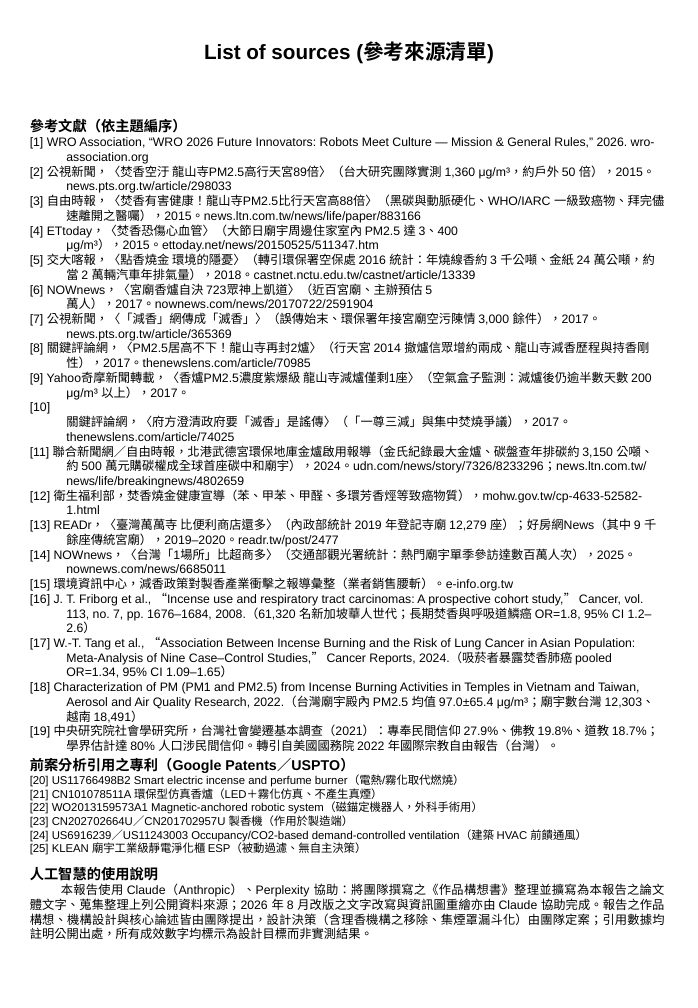
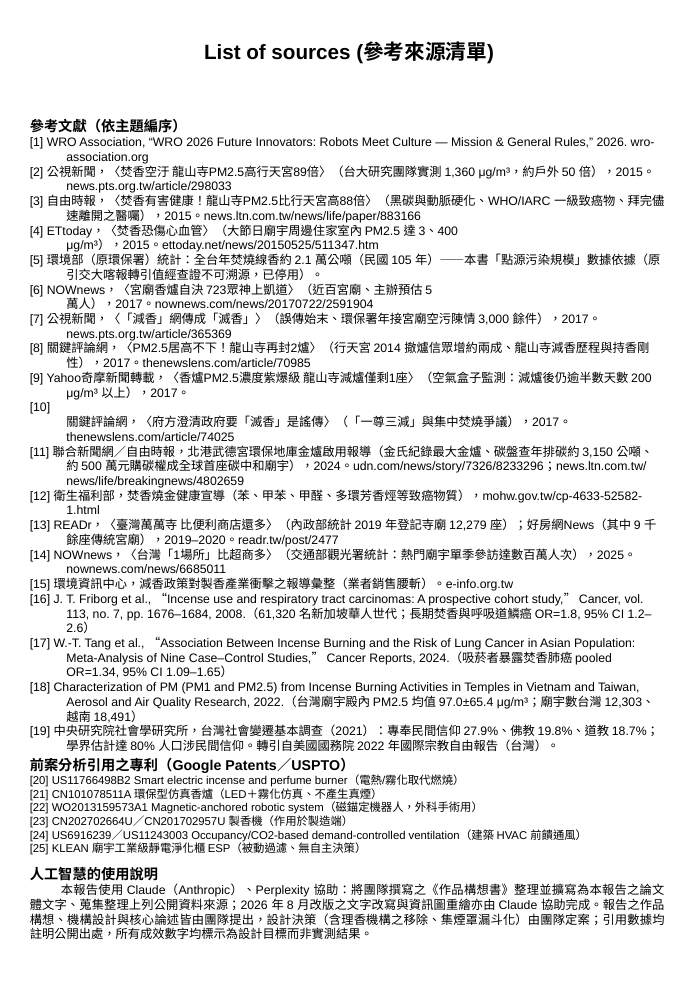
Before and after one commit to feihong9487/WRO2026, a slide deck: slide 25 of 簡報/未來新創家＿高中職組_v2.pptx. Drawn at 698x1008 pixels with LibreOffice and Linux fonts; fonts in the diff are those of the drawing. Boxes give left, top, right and bottom in pixels: in the first picture for what was removed or moved away, otherwise in the second. Text is boxed around its words. In the diff, an @@ line names an element or a change of style, - is before the commit and + after.

```diff
--- a/簡報/未來新創家＿高中職組_v2.pptx
+++ b/簡報/未來新創家＿高中職組_v2.pptx
@@ text at <box>30,251,660,280</box>: text changed @@
-[5] 交大喀報，〈點香燒金 環境的隱憂〉（轉引環保署空保處 2016 統計：年燒線香約 3 千公噸、金紙 24 萬公噸，約當 2 萬輛汽車年排氣量），2018。castnet.nctu.edu.tw/castnet/article/13339
+[5] 環境部（原環保署）統計：全台年焚燒線香約 2.1 萬公噸（民國 105 年）——本書「點源污染規模」數據依據（原引交大喀報轉引值經查證不可溯源，已停用）。
```
Also in this commit, not shown: 4 other slides changed, 9 other files.
